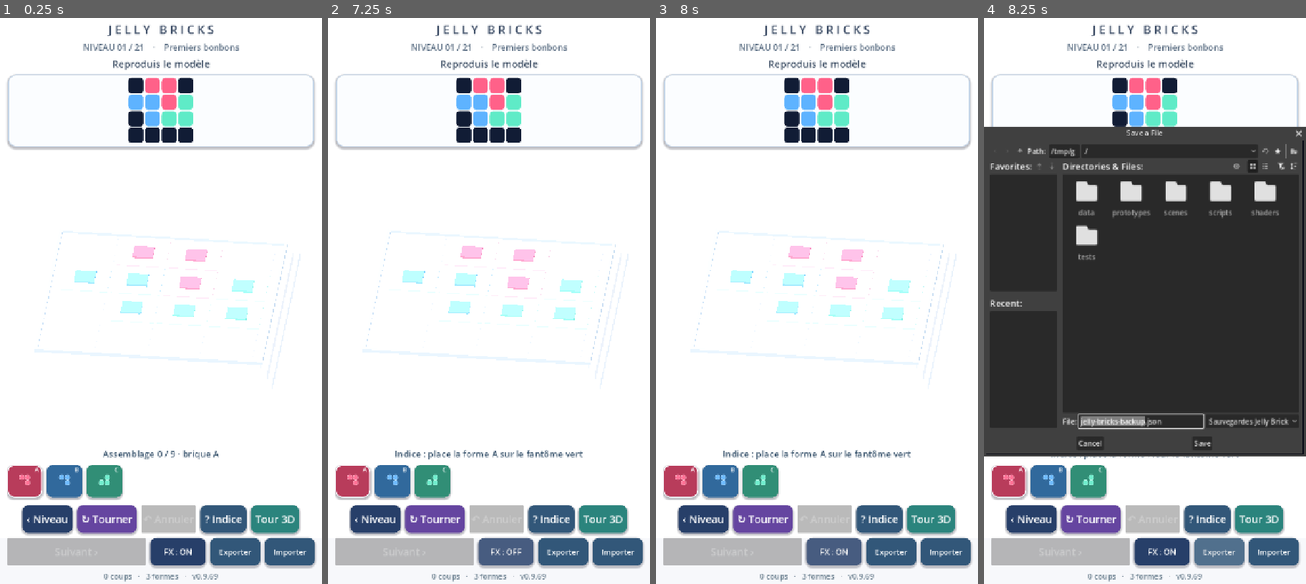
Above: before the commit, frames 1-4 (left to right).
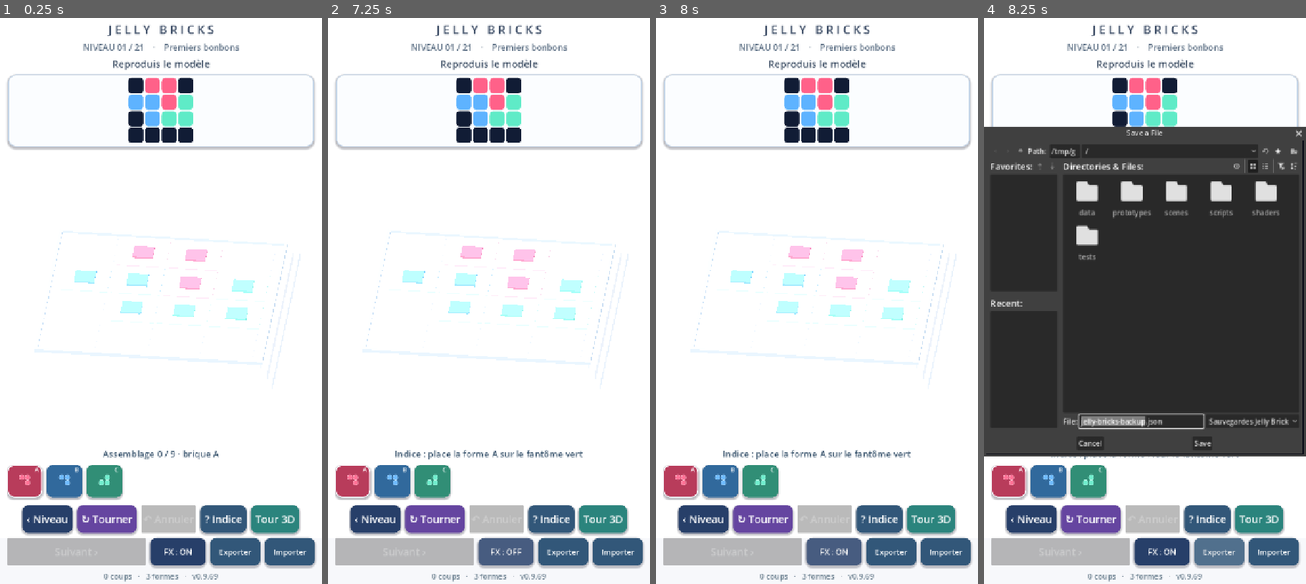
Above: after the commit, the same moments.

Repository: dbrckk/Jelly-bricks
Game: Godot game, scene res://scenes/main.tscn
The game is run twice, just before and just after one commit, with the same random seed, the same clock (stepped at 60 frames per second) and the same inputs.
Inputs (mouse positions are in pixels of both pictures, inside the frame that each line leads up to):
- Up to frame 1 (0.25 s): no input
- Up to frame 2 (7.25 s): click (353, 482) at 0.52 s; click (392, 482) at 1.27 s; click (431, 482) at 2.02 s; click "‹ Niveau" at 2.75 s; click "↻ Tourner" at 3.5 s; click "? Indice" at 4.25 s; click "Tour 3D" at 5 s; click "‹ Puzzles" at 5.75 s; click "FX : ON" at 6.5 s
- Up to frame 3 (8 s): click "FX : OFF" at 7.25 s
- Up to frame 4 (8.25 s): click "Exporter" at 8 s

Frames 1-3 are identical in both runs. In frame 4, 0.9% of the frame differs, in the area x 1-98%, y 22-76%.

Commit message:
feat(jelly): matched body silhouette inflation and momentum lag for wet_gel.gdshader

Diff:
--- a/native-godot/prototypes/single_brick/wet_gel.gdshader
+++ b/native-godot/prototypes/single_brick/wet_gel.gdshader
@@ -14,6 +14,10 @@
 // the established single-brick and three-stack comparison shots do not change.
 uniform float soft_edge_strength : hint_range(0.0, 1.0) = 0.0;
 uniform vec2 soft_edge_axis = vec2(1.0, 0.0);
+// Extra observable whole-body jelly silhouette, disabled in original
+// reference scenes and the 21-level production game.
+uniform float silhouette_softness : hint_range(0.0, 1.0) = 0.0;
+uniform float momentum_lag : hint_range(-1.0, 1.0) = 0.0;
 // Local impact point comes from PhysicsDirectBodyState3D, not a guessed
 // brick midpoint. All three are zero/no-op in legacy reference scenes.
 uniform vec3 impact_local_point = vec3(0.5, 0.1, 0.5);
@@ -38,6 +42,19 @@
     vec2 away = VERTEX.xz - brick_extent * 0.5;
     VERTEX.xz += away * deformation * 0.10 * (1.0 - w * 0.45);
     VERTEX.y = 0.055 + (VERTEX.y - 0.055) * compressed;
+    // Side-wall bulge is strongest through the mid-body and fades to
+    // zero near both crown and bearing rim. This preserves the stud/socket
+    // silhouette while giving the soft body an observable belly.
+    // Signed deformation also gives a small elastic overshoot on rebound.
+    float body_band = smoothstep(0.095, 0.22, VERTEX.y) *
+        (1.0 - smoothstep(0.42, 0.56, VERTEX.y));
+    vec2 outward = VERTEX.xz - brick_extent * 0.5;
+    float belly = silhouette_softness * deformation * body_band * 0.17;
+    VERTEX.xz += outward * belly;
+    // Follow-through: momentum moves the upper mass after the lower rim.
+    // Does not move the collision body or the support plane.
+    float shoulder = smoothstep(0.07, 0.49, VERTEX.y);
+    VERTEX.x += momentum_lag * silhouette_softness * shoulder * 0.095;
     // Small lag concentrated on the upper body; physical pose remains
     // defined by the animation, not perturbed saved-grid coordinates.
     VERTEX.x += tilt_energy * w * w * 0.11;
@@ -92,7 +109,8 @@
     // vibrating surface, making soft gel look like solid lacquer. Rebuild
     // the displaced top normal from the exact analytical wave gradient.
     // Keep identical maths in the core and coat so they reflect as one skin.
-    float width_scale = 1.0 + deformation * 0.10 * (1.0 - w * 0.45);
+    float width_scale = (1.0 + deformation * 0.10 *
+        (1.0 - w * 0.45)) * (1.0 + belly);
     vec3 elastic_normal = normalize(vec3(
         NORMAL.x / width_scale,
         NORMAL.y / max(compressed, 0.25),
